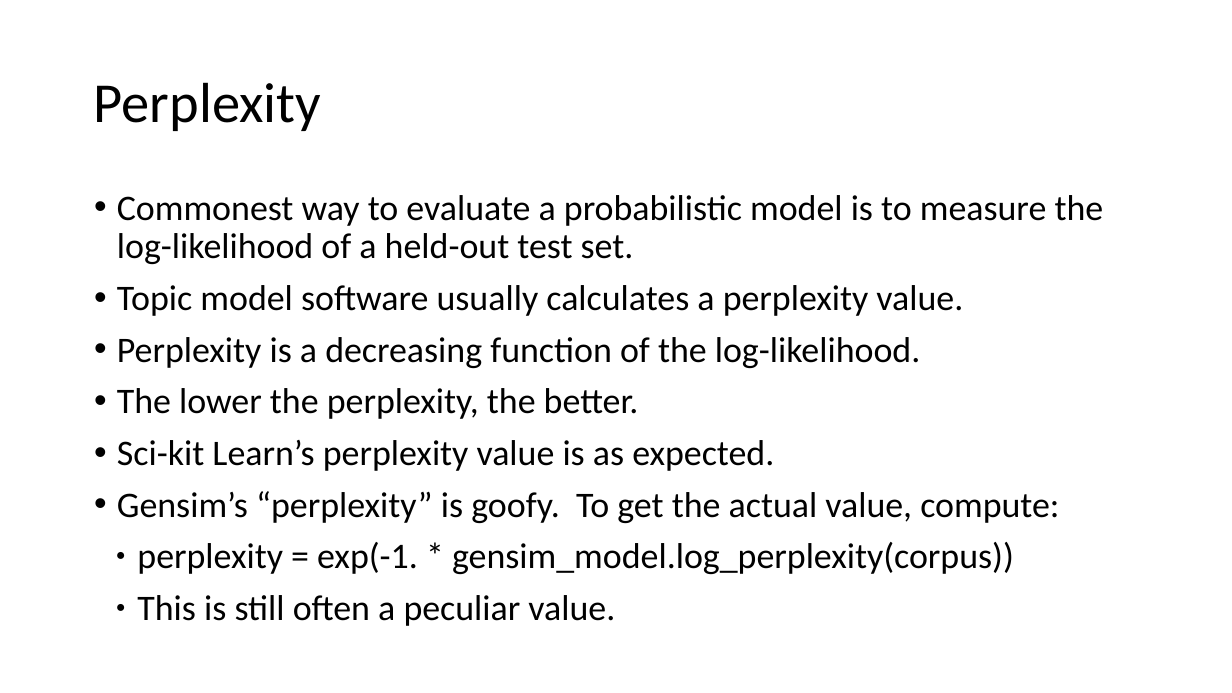
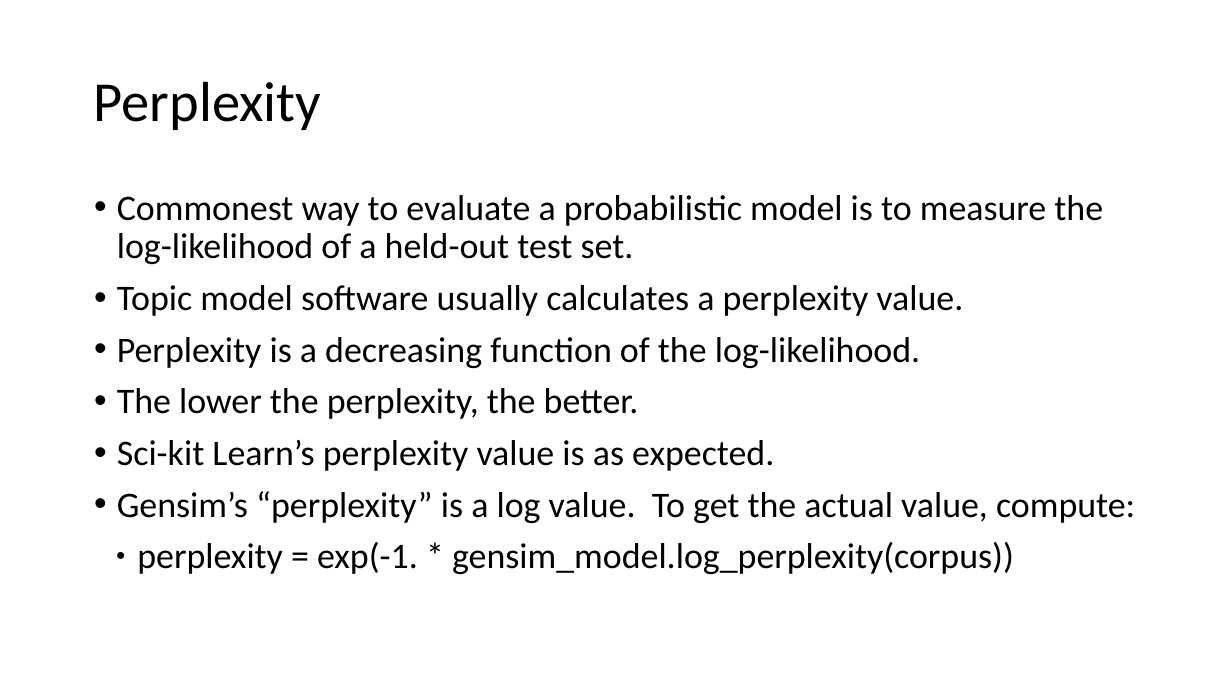
Before and after one commit to nuitrcs/topic-modeling-workshop, a slide deck: slide 25 of topic-model-slides.pptx. Drawn at 1232x693 pixels with LibreOffice and Linux fonts; fonts in the diff are those of the drawing. Boxes give left, top, right and bottom in pixels: in the first picture for what was removed or moved away, otherwise in the second. Text is boxed around its words. In the diff, an @@ line names an element or a change of style, - is before the commit and + after.

Commit message:
Fix typos in slides.

```diff
--- a/topic-model-slides.pptx
+++ b/topic-model-slides.pptx
@@ text at bbox=[117, 491, 1135, 523]: text changed @@
-• Gensim’s “perplexity” is goofy. To get the actual value, compute:
+• Gensim’s “perplexity” is a log value. To get the actual value, compute:
@@ text at bbox=[137, 595, 615, 626]: paragraph removed @@
-  ● This is still often a peculiar value.
```
Also in this commit, not shown: 4 other slides changed.
